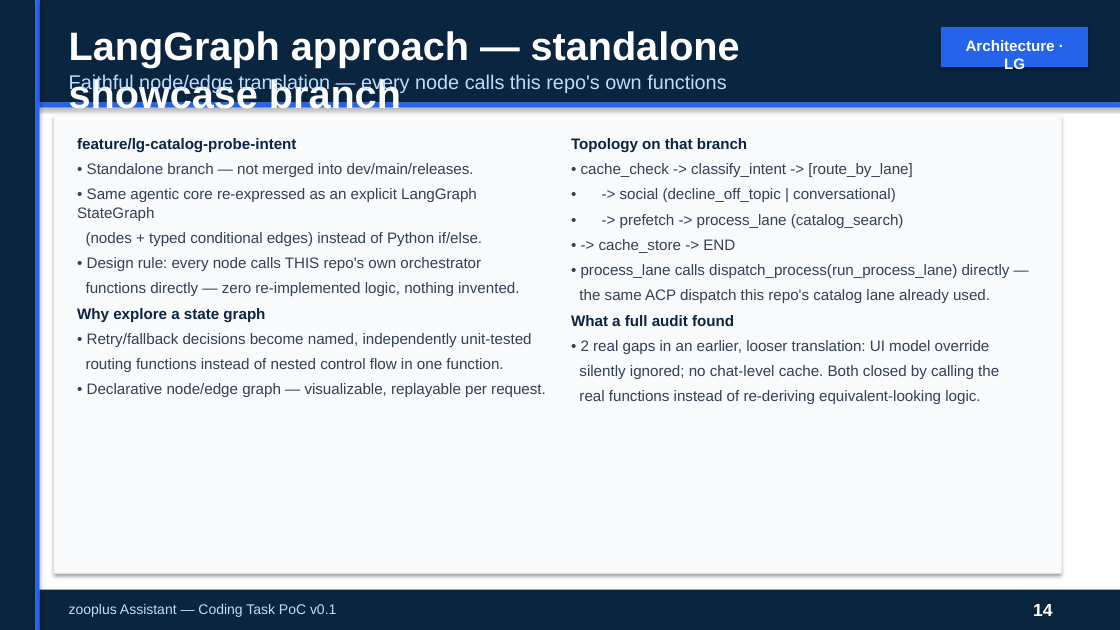
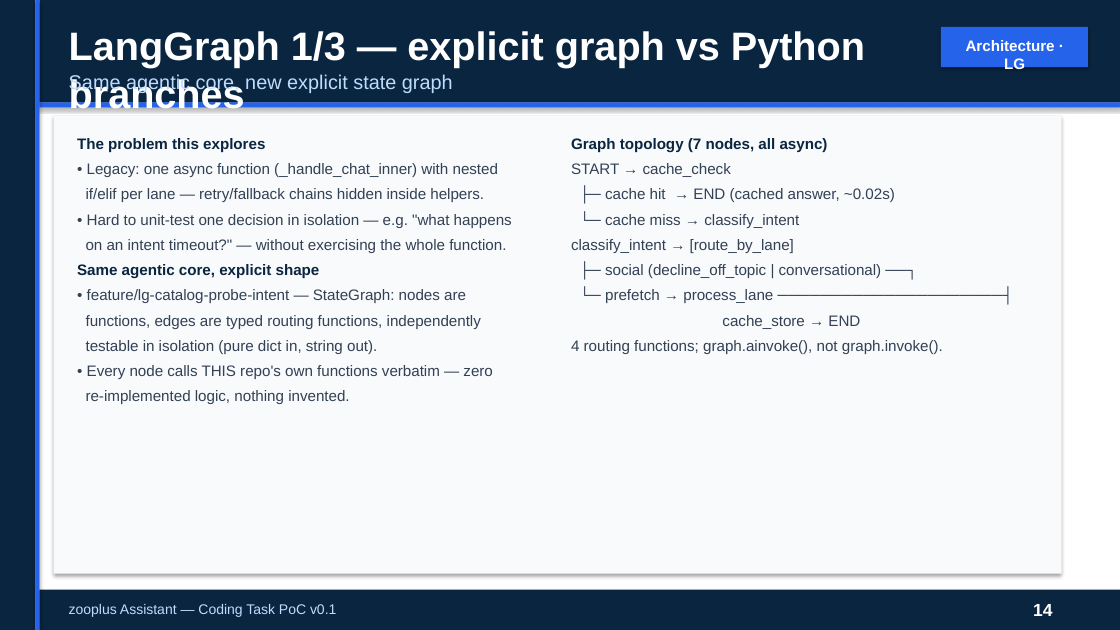
Before and after one commit to peluzzza/PoCAssistantZooplus, a slide deck: slide 14 of docs/deliverables/v0.1/zooplus-assistant-interview-15min-pro.pptx. Drawn at 1120x630 pixels with LibreOffice and Linux fonts; fonts in the diff are those of the drawing. Boxes give left, top, right and bottom in pixels: in the first picture for what was removed or moved away, otherwise in the second. Text is boxed around its words. In the diff, an @@ line names an element or a change of style, - is before the commit and + after.

Commit message:
docs(ppt): expand LangGraph slide into 3 technical slides (topology, node-by-node calls, audit findings + verified results)

```diff
--- a/docs/deliverables/v0.1/zooplus-assistant-interview-15min-pro.pptx
+++ b/docs/deliverables/v0.1/zooplus-assistant-interview-15min-pro.pptx
@@ text at bbox=[69, 31, 865, 115]: text changed @@
-LangGraph approach — standalone showcase branch
+LangGraph 1/3 — explicit graph vs Python branches
@@ text at bbox=[69, 74, 453, 94]: text changed @@
-Faithful node/edge translation — every node calls this repo's own functions
+Same agentic core, new explicit state graph
@@ text at bbox=[77, 138, 512, 404]: text changed @@
-feature/lg-catalog-probe-intent
-• Standalone branch — not merged into dev/main/releases.
-• Same agentic core re-expressed as an explicit LangGraph StateGraph
-(nodes + typed conditional edges) instead of Python if/else.
-• Design rule: every node calls THIS repo's own orchestrator
-functions directly — zero re-implemented logic, nothing invented.
-Why explore a state graph
-• Retry/fallback decisions become named, independently unit-tested
-routing functions instead of nested control flow in one function.
-• Declarative node/edge graph — visualizable, replayable per request.
+The problem this explores
+• Legacy: one async function (_handle_chat_inner) with nested
+if/elif per lane — retry/fallback chains hidden inside helpers.
+• Hard to unit-test one decision in isolation — e.g. "what happens
+on an intent timeout?" — without exercising the whole function.
+Same agentic core, explicit shape
+• feature/lg-catalog-probe-intent — StateGraph: nodes are
+functions, edges are typed routing functions, independently
+testable in isolation (pure dict in, string out).
+• Every node calls THIS repo's own functions verbatim — zero
+re-implemented logic, nothing invented.
@@ text at bbox=[571, 138, 943, 354]: text changed @@
-Topology on that branch
-• cache_check -> classify_intent -> [route_by_lane]
-• -> social (decline_off_topic | conversational)
-• -> prefetch -> process_lane (catalog_search)
-• -> cache_store -> END
-• process_lane calls dispatch_process(run_process_lane) directly —
-the same ACP dispatch this repo's catalog lane already used.
-What a full audit found
-• 2 real gaps in an earlier, looser translation: UI model override
-silently ignored; no chat-level cache. Both closed by calling the
-real functions instead of re-deriving equivalent-looking logic.
+Graph topology (7 nodes, all async)
+START → cache_check
+├─ cache hit → END (cached answer, ~0.02s)
+└─ cache miss → classify_intent
+classify_intent → [route_by_lane]
+├─ social (decline_off_topic | conversational) ──┐
+└─ prefetch → process_lane ─────────────────────┤
+cache_store → END
+4 routing functions; graph.ainvoke(), not graph.invoke().
```
Also in this commit, not shown: 1 other slide changed, 2 slides added, 1 other file.
